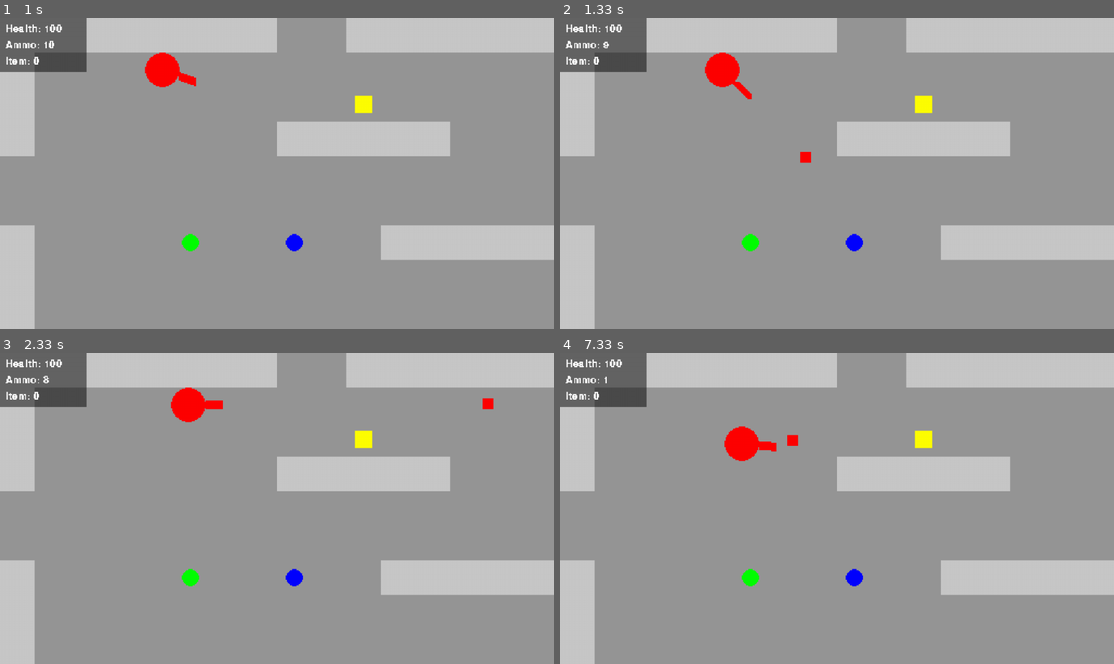
Above: before the commit, frames 1-4 (two rows, left to right).
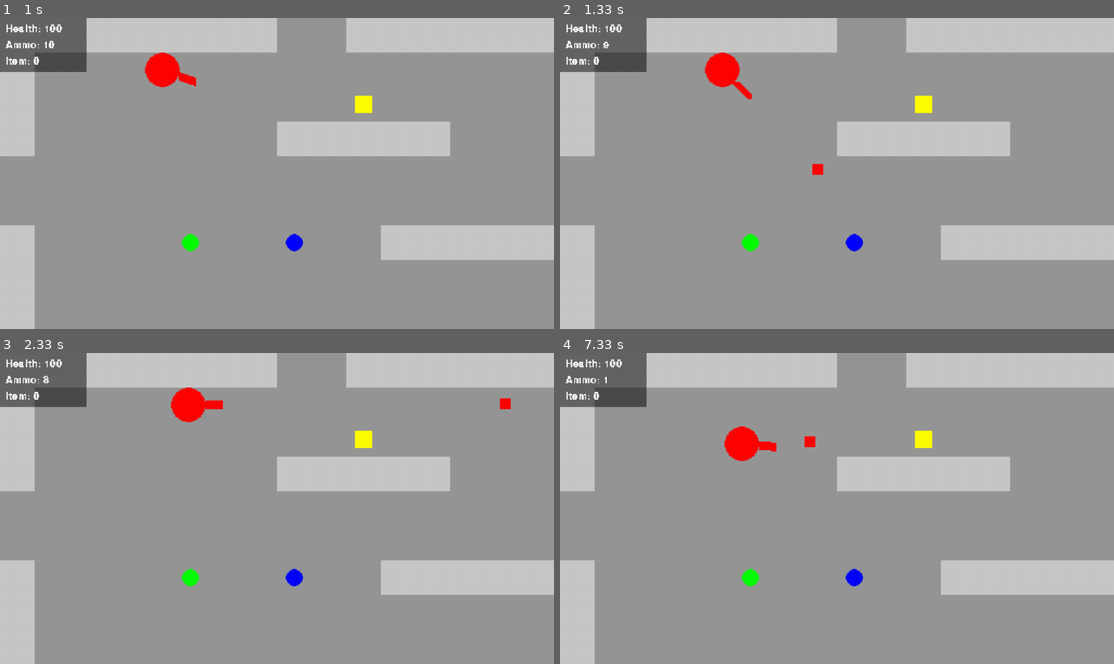
Above: after the commit, the same moments.

Repository: RLangendam/pygame
Game: pygame game, started from main.py
Two runs of this game, one before a commit and one after it. Both use one fixed random seed, a clock stepped at 60 frames per second and the inputs below.
Inputs (mouse positions are in pixels of both pictures, inside the frame that each line leads up to):
- Up to frame 1 (1 s): hold D 0.33-0.8 s; move the mouse to (254, 185) at 0.37 s; hold W from 0.83 s (still down); move the mouse to (454, 164) at 0.87 s
- Up to frame 2 (1.33 s): release W at 1.13 s; click (892, 241) at 1.22 s
- Up to frame 3 (2.33 s): hold D 1.5-1.97 s; click (105, 461) at 1.58 s; hold A from 2 s (still down); click (360, 399) at 2.08 s
- Up to frame 4 (7.33 s): release A at 2.53 s; hold S 2.57-2.87 s; click (903, 536) at 2.65 s; hold A 2.9-3.3 s; click (848, 402) at 2.98 s; hold W 3.33-3.7 s; click (637, 499) at 3.42 s; hold D 3.73-4.37 s; click (842, 539) at 3.82 s; hold S 4.4-4.77 s; click (820, 455) at 4.48 s; hold A 4.8-5.27 s; click (981, 558) at 4.88 s; hold D 5.3-5.77 s; click (748, 405) at 5.38 s; hold W 5.8-6.1 s; click (981, 480) at 5.88 s; hold D 6.13-6.6 s; click (626, 440) at 6.22 s; hold A 6.63-7.17 s; click (1036, 483) at 6.72 s; hold S from 7.2 s (still down); click (953, 452) at 7.28 s

Frame 1 is identical in both runs. In frame 2, 0.1% of the frame differs, in the area x 43-48%, y 43-51%; in frame 3, 0.1%, in the area x 87-93%, y 14-19%; in frame 4, 0.1%.

Commit message:
Improve player collision and reduce state

Diff:
--- a/source/game.py
+++ b/source/game.py
@@ -22,11 +22,12 @@
         self.background_group = pygame.sprite.Group()
         self.level = Level(self.background_group, self.object_group, self.constants)
 
-        self.player = Player(50, 50, self.constants, self.level)
+        self.player = Player(50, 50, self.constants)
         self.player_group = pygame.sprite.GroupSingle(self.player)  # type: ignore
 
         self.weapon_group = pygame.sprite.Group()
-        self.weapon = Weapon(self.weapon_group, self.constants, self.player)
+        self.weapon = Weapon(self.weapon_group, self.constants)
+        self.projectile_group = pygame.sprite.Group()
 
         self.camera = Camera(self.constants, self.screen, self.level, self.player)
 
@@ -80,8 +81,10 @@
             self.handle_events()
 
             self.object_group.update(dt)
-            self.player_group.update(dt)
-            self.weapon_group.update(dt)
+            self.player_group.update(dt, self.level)
+            player_center = self.player.rect.center
+            self.weapon_group.update(dt, player_center, self.projectile_group)
+            self.projectile_group.update(dt, self.level.get_obstacles())
             self.hud_group.update()
             self.camera.update()
 
@@ -91,6 +94,7 @@
                 self.object_group,
                 self.player_group,
                 self.weapon_group,
+                self.projectile_group,
             )
             pygame.display.flip()  # Update the display
 
--- a/source/player.py
+++ b/source/player.py
@@ -9,32 +9,31 @@
 
 
 class Player(pygame.sprite.Sprite):
-    def __init__(self, x: int, y: int, constants: Constants, level: Level):
+    def __init__(self, x: int, y: int, constants: Constants):
         super().__init__()
         image_dimensions = (constants.tile_size, constants.tile_size)
         self.image = pygame.Surface(image_dimensions, pygame.SRCALPHA)
         pygame.draw.ellipse(self.image, (255, 0, 0, 255), self.image.get_rect())
         self.rect = self.image.get_rect(topleft=(x, y))
-        self.level = level  # Store the level reference
         self.health = 100
         self.inventory = {"Item": 0}
         self.movement_x = 0
         self.movement_y = 0
 
-    def update(self, dt: int):
+    def update(self, dt: int, level: Level):
         dx, dy = self.deltas_from_direction(dt)
         if dx == 0 and dy == 0:
             return
 
-        dx, dy = self.restrict_to_level_bounds(dx, dy)
+        dx, dy = self.restrict_to_level_bounds(dx, dy, level.width, level.height)
         if dx == 0 and dy == 0:
             return
 
-        dx, dy = self.move_avoiding_collisions(dx, dy)
+        dx, dy = self.move_avoiding_collisions(dx, dy, level.get_obstacles())
         if dx == 0 and dy == 0:
             return
 
-        self.pickup_items()
+        self.pickup_items(level.get_items())
 
     def start_moving_up(self):
         self.movement_y -= 1
@@ -60,25 +59,23 @@
     def stop_moving_right(self):
         self.movement_x -= 1
 
-    def get_obstacles(self):
-        return self.level.get_obstacles()
-
-    def move_avoiding_collisions(self, dx, dy):
+    def move_avoiding_collisions(self, dx, dy, obstacles):
         self.rect.move_ip(dx, dy)
-        blockers = pygame.sprite.spritecollide(self, self.get_obstacles(), False)  # type: ignore
+        blockers = pygame.sprite.spritecollide(self, obstacles, False)  # type: ignore
         if len(blockers) == 0:
             return dx, dy
-        if dx == 0:
-            self.rect.move_ip(0, -dy)
-            return 0, 0
-        if dy == 0:
-            self.rect.move_ip(-dx, 0)
-            return 0, 0
 
         reverted = NONE
         for blocker in blockers:
             if pygame.sprite.collide_mask(self, blocker) is None:
                 continue
+
+            if dx == 0:
+                self.rect.move_ip(0, -dy)
+                return 0, 0
+            if dy == 0:
+                self.rect.move_ip(-dx, 0)
+                return 0, 0
 
             if reverted & X == 0:
                 self.rect.move_ip(-dx, 0)
@@ -99,14 +96,14 @@
 
         return dx, dy
 
-    def restrict_to_level_bounds(self, dx, dy):
+    def restrict_to_level_bounds(self, dx: int, dy: int, width: int, height: int):
         if dx != 0:
             new_x = self.rect.x + dx
-            if new_x < 0 or new_x > self.level.width - self.rect.width:
+            if new_x < 0 or new_x > width - self.rect.width:
                 dx = 0
         if dy != 0:
             new_y = self.rect.y + dy
-            if new_y < 0 or new_y > self.level.height - self.rect.height:
+            if new_y < 0 or new_y > height - self.rect.height:
                 dy = 0
         return dx, dy
 
@@ -123,7 +120,7 @@
         dy = self.movement_y * distance
         return dx, dy
 
-    def pickup_items(self):
-        items = pygame.sprite.spritecollide(self, self.level.get_items(), False)  # type: ignore
+    def pickup_items(self, items):
+        items = pygame.sprite.spritecollide(self, items, False)  # type: ignore
         for item in items:
             item.pickup(self.inventory)
--- a/source/projectile.py
+++ b/source/projectile.py
@@ -7,23 +7,21 @@
         start_pos: tuple[int, int],
         direction: pygame.Vector2,
         group,
-        obstacle_group,
     ):
         super().__init__(group)
-        self.obstacle_group = obstacle_group
         self.image = pygame.Surface((10, 10), pygame.SRCALPHA)
         self.image.fill((255, 0, 0, 255))
         self.rect = self.image.get_rect(center=start_pos)
         self.direction = direction.normalize()  # Normalize the direction vector
         self.speed = 1  # Speed of the projectile
 
-    def update(self, dt: int):
+    def update(self, dt: int, obstacles):
         # Move the projectile in the direction it was fired
         delta = self.direction * self.speed * dt
         self.rect.move_ip(delta.x, delta.y)
 
-        obstacles = pygame.sprite.spritecollide(self, self.obstacle_group, False)  # type: ignore
-        for obstacle in obstacles:
+        colliders = pygame.sprite.spritecollide(self, obstacles, False)  # type: ignore
+        for obstacle in colliders:
             if pygame.sprite.collide_mask(self, obstacle) is not None:
                 obstacle.hit()
                 self.kill()
--- a/source/weapon.py
+++ b/source/weapon.py
@@ -1,21 +1,17 @@
 import pygame
-from source.camera import Camera
 from source.constants import Constants
-from source.player import Player
 from source.projectile import Projectile
 
 
 class Weapon(pygame.sprite.Sprite):
-    def __init__(self, group, constants: Constants, player: Player):
+    def __init__(self, group, constants: Constants):
         super().__init__(group)
-        self.group = group
         image_dimensions = (constants.tile_size, constants.tile_size)
         self.image = pygame.Surface(image_dimensions, pygame.SRCALPHA)
         self.weapon_length = constants.tile_size
         self.weapon_width = int(constants.tile_size / 4)
         self.weapon_radius = int(constants.tile_size / 2)
         self.rect = self.image.get_rect()
-        self.player = player
         self.ammo = 10
         self.firing_projectiles = False
         self.last_fired = 0
@@ -24,10 +20,11 @@
     def update_mouse_position(self, mouse_pos: tuple[int, int]):
         self.mouse_pos = mouse_pos
 
-    def update(self, dt: int):
+    def update(self, dt: int, center: tuple[int, int], projectile_group):
         mouse_x, mouse_y = self.mouse_pos
-        dx = mouse_x - self.player.rect.centerx
-        dy = mouse_y - self.player.rect.centery
+        center_x, center_y = center
+        dx = mouse_x - center_x
+        dy = mouse_y - center_y
         # Protect against division by zero during normalization
         if dx == 0 and dy == 0:
             return
@@ -50,11 +47,11 @@
 
         relative_mouse_pos = pygame.math.Vector2(dx, dy)
         offset = relative_mouse_pos.normalize() * self.weapon_radius
-        center_x = self.player.rect.centerx + offset.x
-        center_y = self.player.rect.centery + offset.y
+        center_x += offset.x
+        center_y += offset.y
         self.rect = self.image.get_rect(center=(center_x, center_y))
 
-        self.update_firing_projectiles(direction, dt)
+        self.update_firing_projectiles(direction, dt, projectile_group)
 
     def start_firing_projectiles(self):
         self.firing_projectiles = True
@@ -63,12 +60,11 @@
         # Logic to stop firing projectiles
         self.firing_projectiles = False
 
-    def update_firing_projectiles(self, direction: pygame.math.Vector2, dt: int):
+    def update_firing_projectiles(
+        self, direction: pygame.math.Vector2, dt: int, projectile_group
+    ):
         self.last_fired += dt
         if self.firing_projectiles and self.ammo > 0 and self.last_fired > 500:
-            Projectile(self.rect.center, direction, self.group, self.get_obstacles())
+            Projectile(self.rect.center, direction, projectile_group)
             self.ammo -= 1
             self.last_fired = 0
-
-    def get_obstacles(self):
-        return self.player.get_obstacles()
